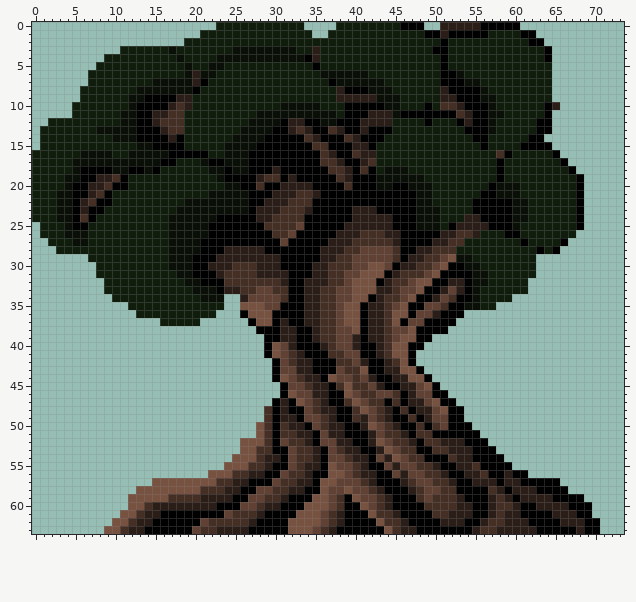
Two states of a sprite sheet, sprites/images/spr_tree_3_0.png. That is the earlier state.
The file is 74x64 pixels. Colours within 5 levels of each other are drawn and written as one.
After:
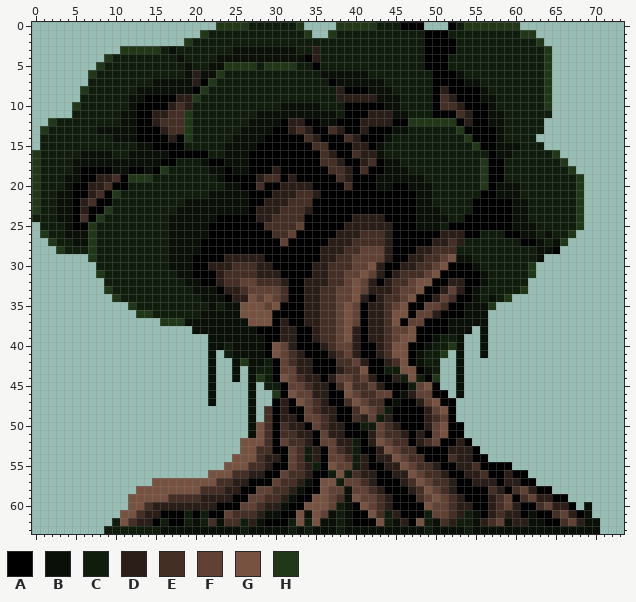
Palette (. is transparent): A #000000  B #0a1007  C #101d0c  D #2b1d17  E #452f25  F #604133  G #785241  H #213818
Change:
y 0: x 23..26 CCCC -> HHHH; x 33 C -> H; x 38..42 CCCCC -> HHHHH; x 51..60 DDDDDAAAAA -> .ACHHHHHHH
y 1: x 21 C -> H; x 34 C -> H; x 37 C -> H; x 51..56 DAAAAA -> ACCCCC; x 61..62 AA -> HH
y 2: x 19 C -> H; x 49..50 CC -> AA; x 52 C -> A; x 62..63 AA -> CH
y 3: x 11..15 CCCCC -> HHHHH; x 49 C -> A; x 52 C -> A; x 64 A -> H
y 4: x 9 C -> H; x 49..50 CC -> AA; x 64 A -> H
y 5: x 8 C -> H; x 24..27 CCCC -> HHHH; x 29..32 CCCC -> HHHH; x 49..50 CC -> AA; x 64 C -> H
y 6: x 7 C -> H; x 23 C -> H; x 50 C -> A; x 64 C -> H
y 7: x 22 C -> H; x 50 C -> A; x 64 C -> H
y 8: x 6 C -> H; x 21 C -> H; x 50 C -> A; x 64 C -> H
y 9: x 20 C -> H; x 50..51 CD -> AE; x 64 C -> H
y 10: x 5 C -> H; x 49..50 AC -> CA; x 64..65 AD -> H.
y 11: x 19 C -> H; x 46..49 AAAA -> BCCC; x 64 A -> C
y 12: x 2 C -> H; x 19 C -> H; x 45..52 CCCCACCC -> AAHHHHHH; x 58 C -> B; x 63..64 AA -> C.
y 13: x 1 C -> H; x 19 C -> H; x 45..46 CC -> BB; x 53 C -> H; x 57..58 BC -> AB; x 63..64 AA -> C.
y 14: x 19 C -> H; x 44 C -> B; x 54 C -> H; x 57..58 CC -> AB; x 62..63 AA -> C.
y 15: x 43 C -> B; x 55 C -> H; x 57..64 CCCCAAAA -> ABBBCCC.
y 16: x 0 C -> H; x 43 C -> B; x 57..59 CEA -> ABB; x 65 A -> H
y 17: x 0 C -> H; x 43..45 CCC -> ABB; x 56..57 CC -> HA; x 66 A -> H
y 18: x 0 C -> H; x 16 C -> H; x 43 C -> A; x 56..57 CC -> HA; x 67 A -> H
y 19: x 0 C -> H; x 12..14 CCC -> HHH; x 56..57 CC -> HA; x 68 A -> H
y 20: x 0 C -> H; x 56 C -> H; x 68 A -> H
y 21: x 0 C -> H; x 10 C -> H; x 68 A -> H
y 22: x 0 C -> H; x 68 A -> H
y 23: x 0 C -> H; x 9 C -> H; x 40..42 DDD -> AAA; x 68 A -> H
y 24: x 8 C -> H; x 44 D -> A; x 51 C -> B; x 54..55 DD -> AA; x 68 A -> H
y 25: x 7 C -> H; x 53..56 DDDD -> AAAA; x 61..62 CC -> BB; x 68 A -> H
y 26: x 1 C -> H; x 7 C -> H; x 45 D -> A; x 53..55 EED -> DAA; x 61..62 CC -> BB; x 64 C -> B; x 67 C -> H
y 27: x 2 C -> H; x 7 C -> H; x 44..45 ED -> DA; x 53 E -> D; x 62..63 CC -> AB; x 65..66 CA -> BH
y 28: x 3 C -> H; x 7 C -> H; x 24..28 DDDDD -> AAAAA; x 44..45 FE -> DA; x 63..64 AC -> BB
y 29: x 7 C -> H; x 23 D -> A; x 29..30 DD -> AA; x 44..45 FE -> DA; x 63 . -> B
y 30: x 30 D -> A; x 43..44 GF -> DA; x 54 B -> A; x 62 C -> H
y 31: x 8 C -> H; x 31 D -> A; x 42..43 GG -> FD; x 55 B -> A; x 62 C -> H
y 32: x 23 A -> D; x 26..27 EE -> FF; x 41..42 GG -> FD; x 55 B -> A
y 33: x 9 C -> H; x 27 E -> F; x 30 E -> F; x 41..42 GG -> FD; x 61 C -> H
y 34: x 10 C -> H; x 24..25 .. -> AD; x 27 F -> G; x 29 F -> G; x 41 G -> D; x 57 C -> B; x 59 C -> H
y 35: x 12 C -> H; x 22 C -> B; x 24..25 .. -> BB; x 30 F -> G; x 40 G -> F; x 56..57 CC -> BH
y 36: x 13..14 CC -> HH; x 21..26 CC...A -> BBBBBG; x 40 G -> F; x 54..56 ... -> BBB
y 37: x 16..27 CCCCC......A -> HHHBBBBBBBBG; x 40 G -> F; x 52..56 A.... -> BBBBB
y 38: x 20..27 ........ -> BBBBBBBB; x 39..40 FG -> GD; x 52..54 ... -> BBB; x 56 . -> B
y 39: x 22..28 ....... -> BBBBBBB; x 39 F -> G; x 50..53 .... -> BCCB; x 56 . -> B
y 40: x 22..28 ....... -> BBCBBBB; x 49..53 ..... -> BCCHB; x 56 . -> B
y 41: x 22 . -> B; x 24..28 ..... -> CBBBB; x 37 E -> D; x 40 F -> D; x 48..51 .... -> BCCH; x 53 . -> B; x 56 . -> B
y 42: x 22 . -> B; x 25..29 ..... -> BHBBC; x 48..50 ... -> BCC; x 53 . -> B
y 43: x 22 . -> B; x 25 . -> B; x 27..29 ... -> BCC; x 38 F -> D; x 44..45 DD -> CC; x 49..50 .. -> BC; x 53 . -> B
y 44: x 22 . -> B; x 25 . -> B; x 27..29 ... -> BHC; x 37 G -> D; x 46 D -> C; x 48 G -> C; x 50 . -> H; x 53 . -> B
y 45: x 22 . -> B; x 27 . -> B; x 29..30 .. -> CC; x 46..47 DD -> AC; x 53 . -> B
y 46: x 22 . -> B; x 27 . -> B; x 30 . -> H; x 45..46 EA -> AB; x 53 . -> B
y 47: x 22 . -> B; x 27 . -> B; x 45 E -> B; x 47 D -> A
y 48: x 27 . -> B; x 44 D -> C; x 46 E -> A; x 48 D -> A; x 53 A -> .
y 49: x 27 . -> B; x 43 E -> C; x 47 E -> A; x 50 F -> E; x 53 A -> .
y 50: x 27 . -> B; x 41..42 DG -> CC; x 48..51 EAEF -> ADFG; x 54 A -> .
y 51: x 27 . -> B; x 48..51 EEAA -> DAFG; x 54..55 AA -> ..
y 52: x 40 A -> C; x 47..48 DA -> AD; x 50..52 EDD -> FAA; x 55..56 AA -> ..
y 53: x 34 E -> C; x 40 D -> C; x 50..51 EE -> AA; x 56..57 AA -> ..
y 54: x 34 E -> C; x 40 D -> C; x 43 F -> D; x 57..58 AA -> ..
y 55: x 35 D -> C; x 40 E -> C; x 44 F -> D; x 46 F -> G
y 56: x 37 G -> C; x 39 F -> C; x 45 F -> D; x 47 F -> G
y 57: x 34 D -> B; x 38 F -> C; x 48 F -> G; x 63..65 AAA -> ...
y 58: x 33 D -> B; x 39 G -> B; x 49 F -> G; x 52 E -> D; x 60..61 DD -> EF; x 65..66 AA -> ..
y 59: x 32 A -> B; x 39 A -> B; x 50..51 EE -> GF; x 59 D -> F; x 61..62 DD -> EF; x 67..68 AA -> ..
y 60: x 31 A -> B; x 38..39 EA -> CB; x 49..51 EEE -> GFF; x 59 E -> F; x 63..64 DD -> EF; x 68..69 AA -> .B
y 61: x 19 A -> C; x 21 A -> C; x 29..30 AA -> BB; x 34 G -> B; x 37..39 EDA -> BCB; x 44 E -> C; x 49..52 AEED -> CFFE; x 54..55 DA -> CB; x 62 A -> B; x 65..66 DD -> EF; x 69 A -> B
y 62: x 10 G -> C; x 16 A -> C; x 19..21 AAF -> CBC; x 23 E -> B; x 26 E -> C; x 28 A -> B; x 32 G -> C; x 34 G -> C; x 36..39 FEDA -> BBCB; x 44..45 EE -> CB; x 48..51 AAAD -> GCBE; x 53..55 DAA -> CCB; x 58..59 ED -> FB; x 62..63 AA -> BB; x 66..67 DD -> EF; x 69..70 AA -> BB
y 63: x 9..70 GGEDDAAAAAAFEEDDDDAAAAAGGGFEDAAAAAAGEDDAAAAAAADEEDDDDDAAAAADAA -> CCCCCCCBBBBBBBBBBCBBBBBCBCBBBCBBBBBBBBBBCBBBBCBBBBBBBBBBBBBBBB
Boxes around the changes in both pictures, in picture pixels (x1, y1, x2, y2):
changed: (32, 22, 600, 534)
